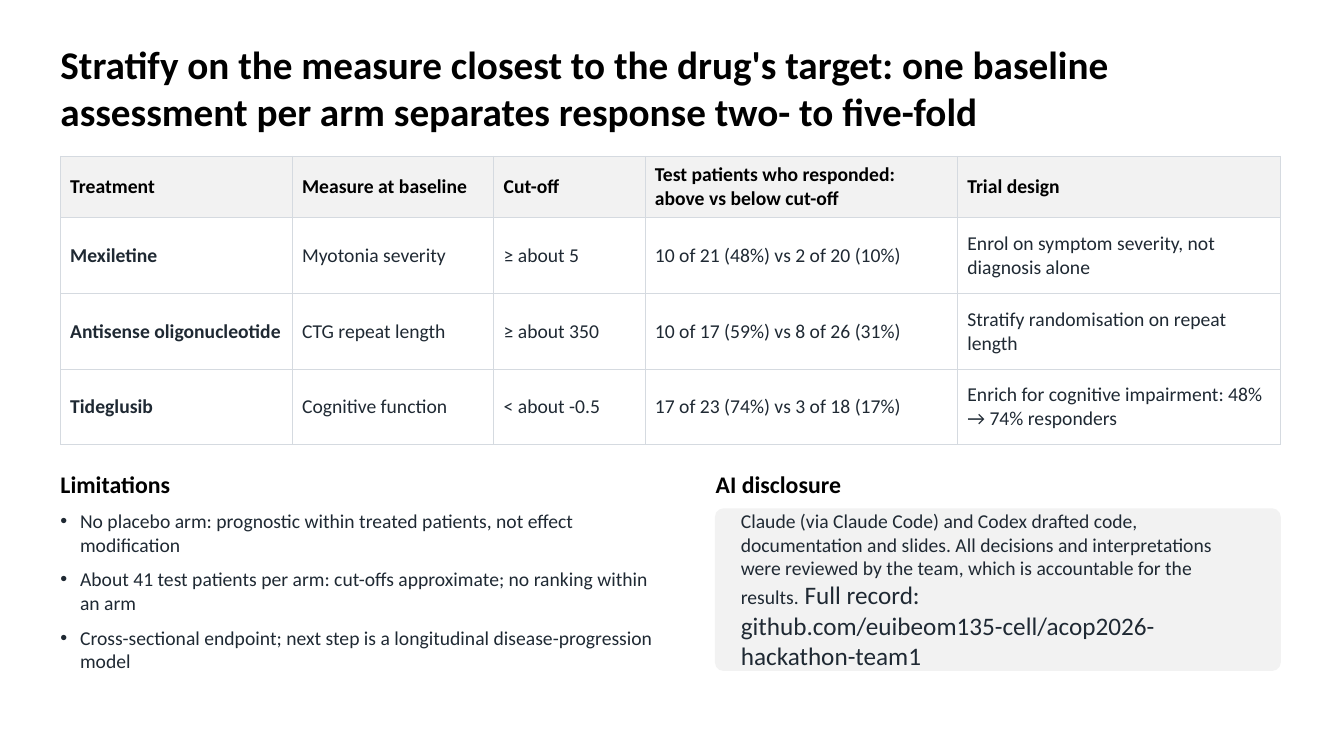
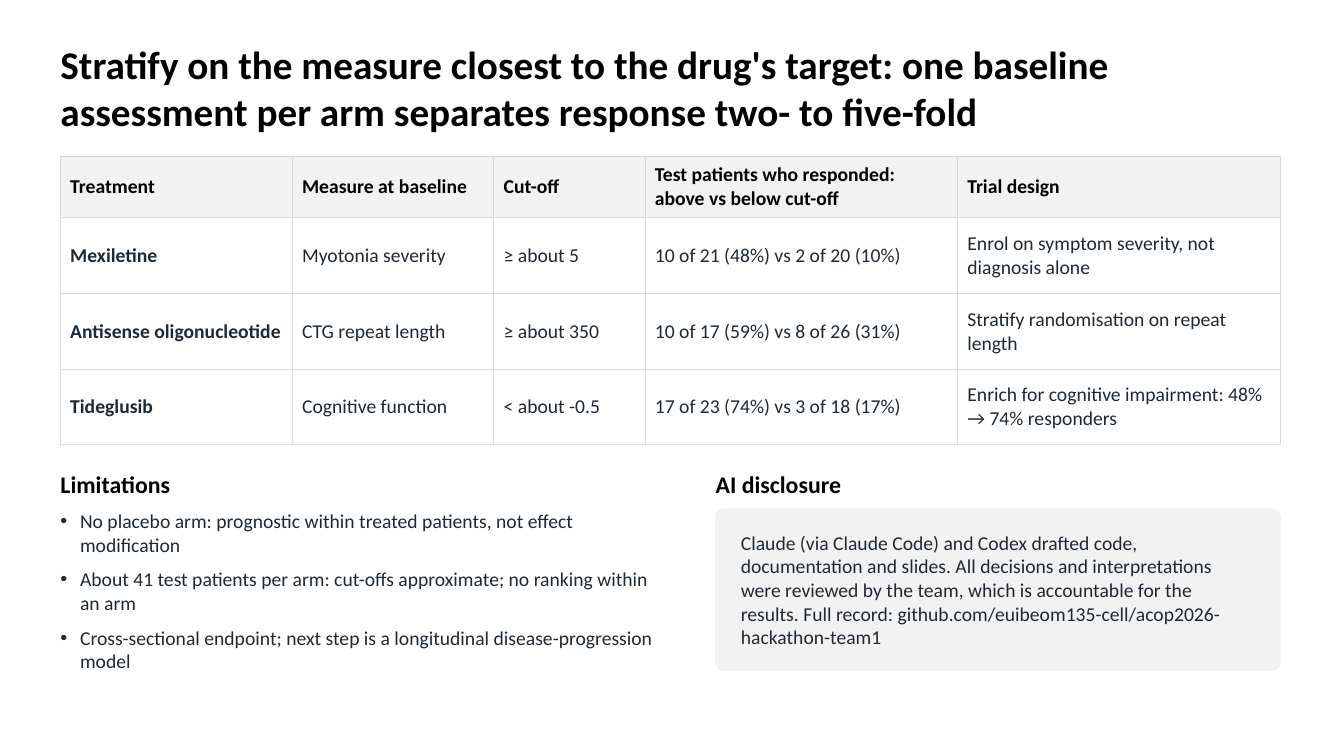
Before and after one commit to euibeom135-cell/acop2026-hackathon-team1, a slide deck: slide 6 of slides/Team1_DM1_slides.pptx. Drawn at 1344x756 pixels with LibreOffice and Linux fonts; fonts in the diff are those of the drawing. Boxes give left, top, right and bottom in pixels: in the first picture for what was removed or moved away, otherwise in the second. Text is boxed around its words. In the diff, an @@ line names an element or a change of style, - is before the commit and + after.

```diff
--- a/slides/Team1_DM1_slides.pptx
+++ b/slides/Team1_DM1_slides.pptx
@@ text "Claude (via Claude Code) and ..." at (741,536,1220,644): size 18 to 14 pt in "Full record: github.com/euibeom135-cell/acop2026-hackathon-t ..." @@
```
